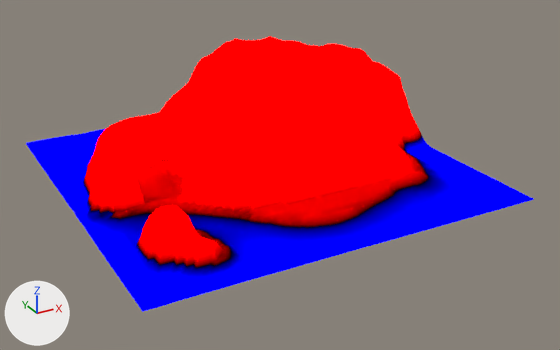
The Blender file src/assets/models/island/island.blend, before and after one commit.
Both versions are drawn from a 50 mm lens placed at (-86.7, -170.0, 79.2), pointed at (2.5, -7.8, -1.9). The lights are fixed; the arrows at lower left show +X, +Y and +Z. The picture after the commit comes second.
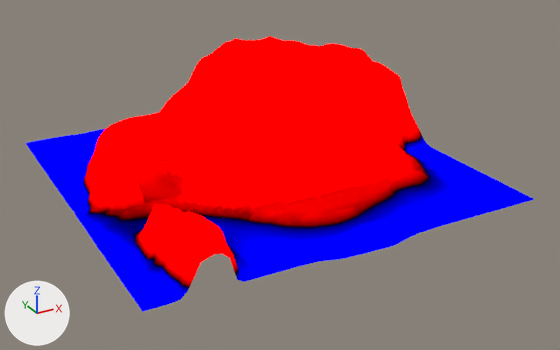
Location of each change, (x1, y1, x2, y2) in pixels of the pictures (560 x 350 px; the box of a moved part takes in the faces that stretch with it):
```json
{"part": 1, "of": "me_plane_002", "change": "moved or reshaped", "before": [81, 184, 251, 302], "after": [81, 184, 251, 302]}
{"part": 2, "of": "me_plane_002", "change": "moved or reshaped", "before": [290, 205, 435, 267], "after": [290, 205, 436, 267]}
```

The change, as JSON lines over the scene's bpy script:
```json
{"block": "me_plane_002", "where": "me_plane_002.from_pydata(...)  # 4789 vertices, 4656 faces, 1 loose edge; spans x -50.1..50.0, y -50.0..50.0, z -7.6..29.3"}
{"block": "me_plane_002", "where": "# used by ob_plane; location = (0.0, 0.0, 0.0)"}
{"block": "me_plane_002", "change": "me_plane_002 part 1: 257 of 4789 vertices moved; they spanned x -50.1..-28.8, y -50.0..-7.7, z -2.6..8.1 and now span x -50.1..-28.8, y -50.0..-7.7, z -2.7..10.3; mean shift (0.0, 0.0, 2.2); largest move (-36.4, -47.0, -1.6) -> (-36.4, -47.0, 10.3)"}
{"block": "me_plane_002", "change": "me_plane_002 part 2: 103 of 4789 vertices moved; they spanned x -15.2..19.7, y -50.0..-40.9, z -2.2..-0.7 and now span x -15.2..19.7, y -50.0..-40.9, z -3.8..-0.8; mean shift (0.0, 0.0, -0.8); largest move (1.5, -48.5, -1.6) -> (1.5, -48.5, -3.5)"}
```
